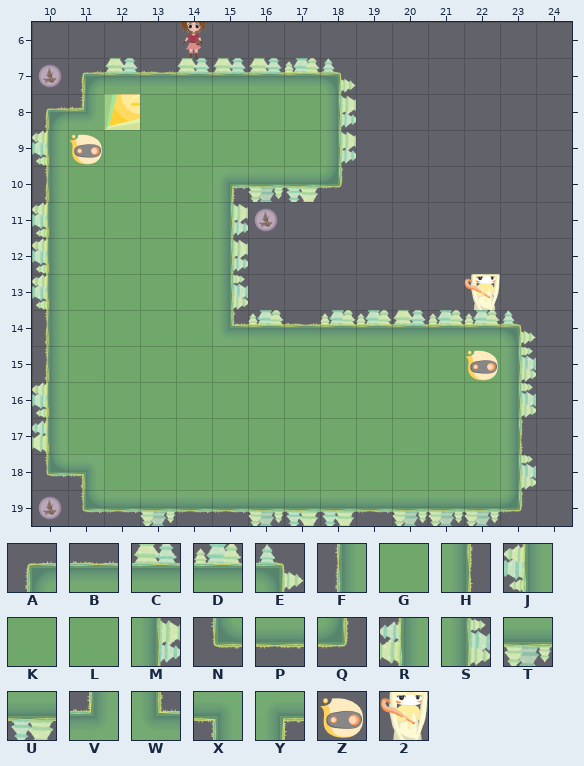
An edit to a level. Tiled map, LibGDX/core/assets/Levels/level6.tmx. The picture above is the old version.
Cells are 128x128 px. Shown: x 10..24, y 6..19.
Key: from "newTile": A 9, B 10, C 14, D 15, E 16, F 18, G 19, H 20, J 22, K 23, L 24, M 25, N 27, P 28, Q 29, R 31, S 34, T 41, U 42, V 45, W 46, X 54, Y 55, Z 58 "undermonster", 2 68 "overmonster".
_ is an empty cell, # one hidden under a higher layer.
Objects are placed by their top-left corner, in cells (3,4 is the top-left corner of cell 3,4); size is 1x1 cell unless given.
Layers that did not change in this view are not listed.
Layer "Ground" before, first column x 10:
 6 _______________
 7 _ACBCCCDE______
 8 AV#LKKGKM______
 9 JGGLKLKLM______
10 FLKLGYTUQ______
11 JKGLGM_________
12 JLLLKM_________
13 JKLLKS_________
14 FKLLKWDBDDCDDE_
15 FGLLLGGKLKKLLS_
16 JGLKLGKLLKKKLS_
17 RGLLKKKLKKGLLH_
18 NXGLKKGLKGKKLS_
19 _NPTPPTUUPTTTQ_
Objects on layer "Monster" before:
Z "1" at 11,9
2 "4" at 22,13
Z "2" at 22,15
Once edited:
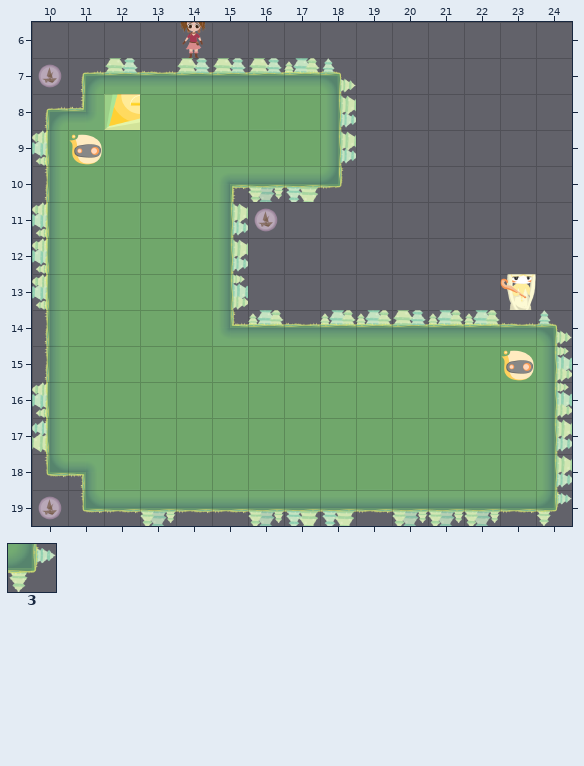
Further tiles: from "newTile": 3 43.
Change:
{"where": "layer \"Ground\""}
{"y":14,"x":23,"old":"E_","new":"BE"}
{"y":15,"x":23,"old":"S_","new":"KS"}
{"y":16,"x":23,"old":"S_","new":"LS"}
{"y":17,"x":23,"old":"H_","new":"KM"}
{"y":18,"x":23,"old":"S_","new":"LM"}
{"y":19,"x":23,"old":"Q_","new":"P3"}
{"where": "layer \"Monster\""}
{"was": "2 \"4\" at 22,13", "now": "2 \"4\" at 23,13"}
{"was": "Z \"2\" at 22,15", "now": "Z \"2\" at 23,15"}
